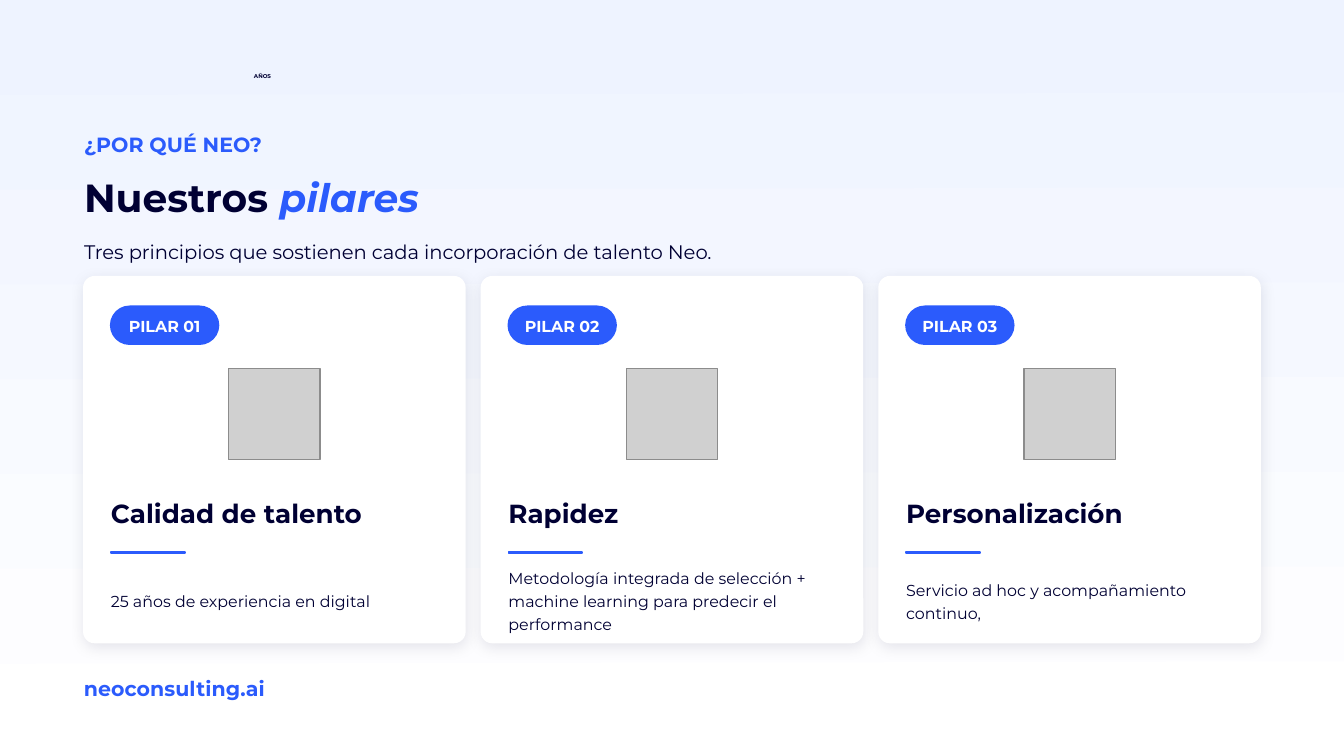
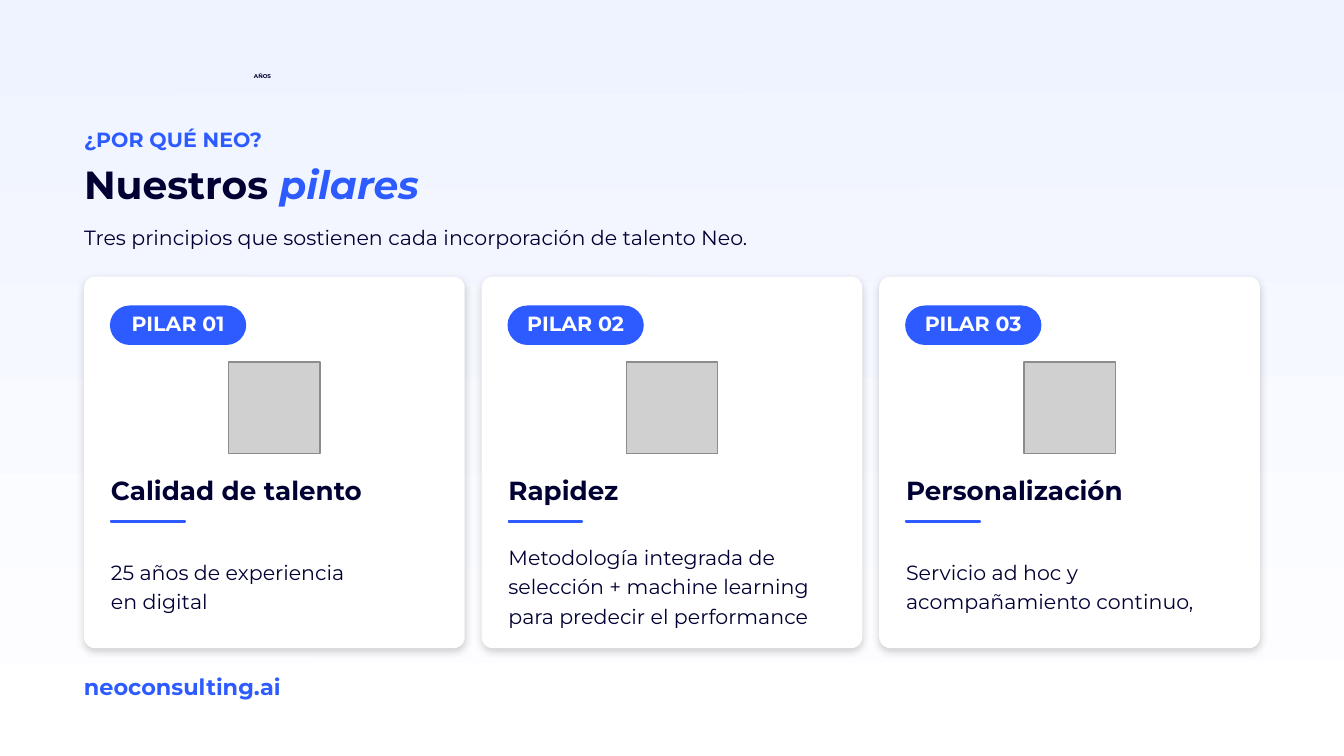
Before and after one commit to miguelchumacero/plantilla-base-deck, a slide deck: slide 8 of plantilla-base-neo-talents.pptx. Drawn at 1344x756 pixels with LibreOffice and Linux fonts; fonts in the diff are those of the drawing; grey boxes stand for pictures; background and template pictures are left out. Boxes give left, top, right and bottom in pixels: in the first picture for what was removed or moved away, otherwise in the second. Text is boxed around its words. In the diff, an @@ line names an element or a change of style, - is before the commit and + after.

```diff
--- a/plantilla-base-neo-talents.pptx
+++ b/plantilla-base-neo-talents.pptx
@@ text "¿POR QUÉ NEO?" at [84, 128, 262, 151]: text colour #2B5BFC to #2D5BFF @@
@@ text "Nuestros pilares": place and size @@
-text "Nuestros pilares" at [84, 181, 419, 220]
+text "Nuestros pilares" at [84, 168, 419, 207]
@@ text "Nuestros pilares" at [84, 168, 419, 207]: text colour #2B5BFC to #2D5BFF in "pilares" @@
@@ text "Tres principios que sostienen cada ...": place and size @@
-text "Tres principios que sostienen cada ..." at [84, 244, 712, 263]
+text "Tres principios que sostienen cada ..." at [84, 229, 747, 249]
@@ text "Tres principios que sostienen cada ..." at [84, 229, 747, 249]: size 10.5 to 11 pt @@
@@ rounded rectangle: place and size @@
-rounded rectangle at [83, 277, 464, 642]
+rounded rectangle at [83, 277, 464, 648]
@@ rounded rectangle: place and size @@
-rounded rectangle at [481, 277, 862, 642]
+rounded rectangle at [481, 277, 862, 648]
@@ outline #FFFFFF 1 pt to none; shadow changed; proportions changed in 3 elements at [83, 277, 464, 648], [481, 277, 862, 648], [879, 277, 1259, 648] @@
@@ rounded rectangle: place and size @@
-rounded rectangle at [879, 277, 1259, 642]
+rounded rectangle at [879, 277, 1259, 648]
@@ rounded rectangle: place and size @@
-rounded rectangle at [110, 306, 218, 344]
+rounded rectangle at [110, 306, 245, 344]
@@ rounded rectangle: place and size @@
-rounded rectangle at [508, 306, 616, 344]
+rounded rectangle at [508, 306, 642, 344]
@@ size 8.5 to 11 pt in 6 elements at [111, 564, 345, 613], [508, 549, 808, 628], [906, 564, 1193, 613], [132, 316, 224, 332], [527, 316, 624, 331], [925, 316, 1022, 332] @@
@@ fill #2B5BFC to #2D5BFF; outline #2B5BFC 1 pt to #2D5BFF 1 pt in 6 elements at [110, 521, 184, 523], [508, 521, 582, 523], [906, 521, 980, 523], [508, 306, 642, 344], [110, 306, 245, 344], [906, 306, 1040, 344] @@
@@ rounded rectangle: place and size @@
-rounded rectangle at [906, 306, 1013, 344]
+rounded rectangle at [906, 306, 1040, 344]
@@ 3 pictures: place and size @@
-3 pictures at [228, 368, 1116, 460]
+3 pictures at [228, 362, 1116, 453]
@@ text "Calidad de talento": place and size @@
-text "Calidad de talento" at [111, 502, 362, 524]
+text "Calidad de talento" at [111, 479, 362, 501]
@@ text "Rapidez": place and size @@
-text "Rapidez" at [508, 502, 618, 528]
+text "Rapidez" at [508, 479, 618, 505]
@@ text "Personalización": place and size @@
-text "Personalización" at [906, 502, 1123, 524]
+text "Personalización" at [906, 479, 1123, 501]
@@ text "25 años de experiencia en ...": place and size @@
-text "25 años de experiencia en ..." at [111, 595, 370, 610]
+text "25 años de experiencia en ..." at [111, 564, 345, 613]
@@ text "Metodología integrada de selección + ...": place and size @@
-text "Metodología integrada de selección + ..." at [508, 572, 793, 633]
+text "Metodología integrada de selección + ..." at [508, 549, 808, 628]
@@ text "Servicio ad hoc y acompañamiento ...": place and size @@
-text "Servicio ad hoc y acompañamiento ..." at [906, 584, 1186, 622]
+text "Servicio ad hoc y acompañamiento ..." at [906, 564, 1193, 613]
@@ 3 rectangles: place and size @@
-3 rectangles at [110, 552, 980, 554]
+3 rectangles at [110, 521, 980, 523]
@@ text "neoconsulting.ai" at [84, 677, 281, 700]: size 11 to 12 pt, text colour #2B5BFC to #2D5BFF; vertical alignment middle to top @@
```
Also in this commit, not shown: 17 other slides changed, 2 slides removed, 2 other files.
